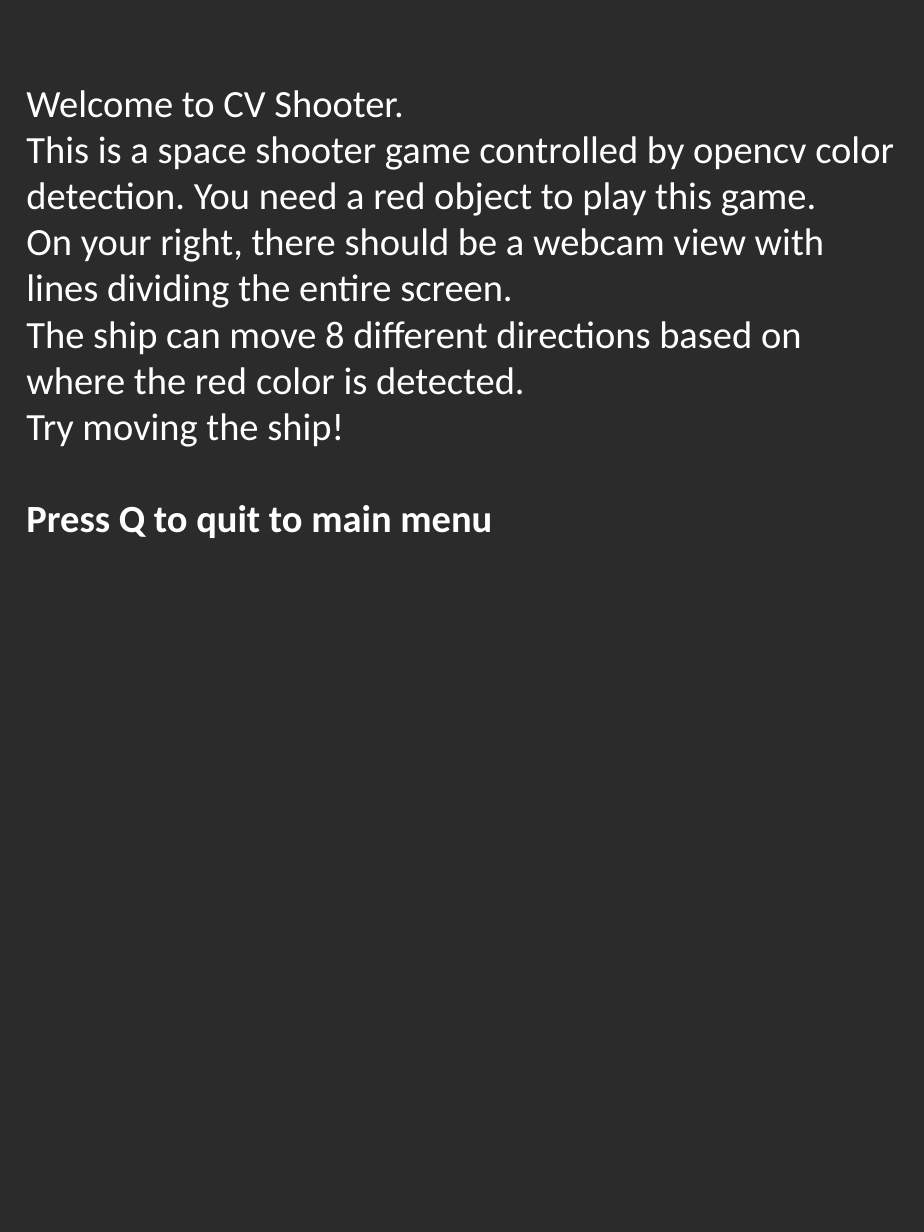
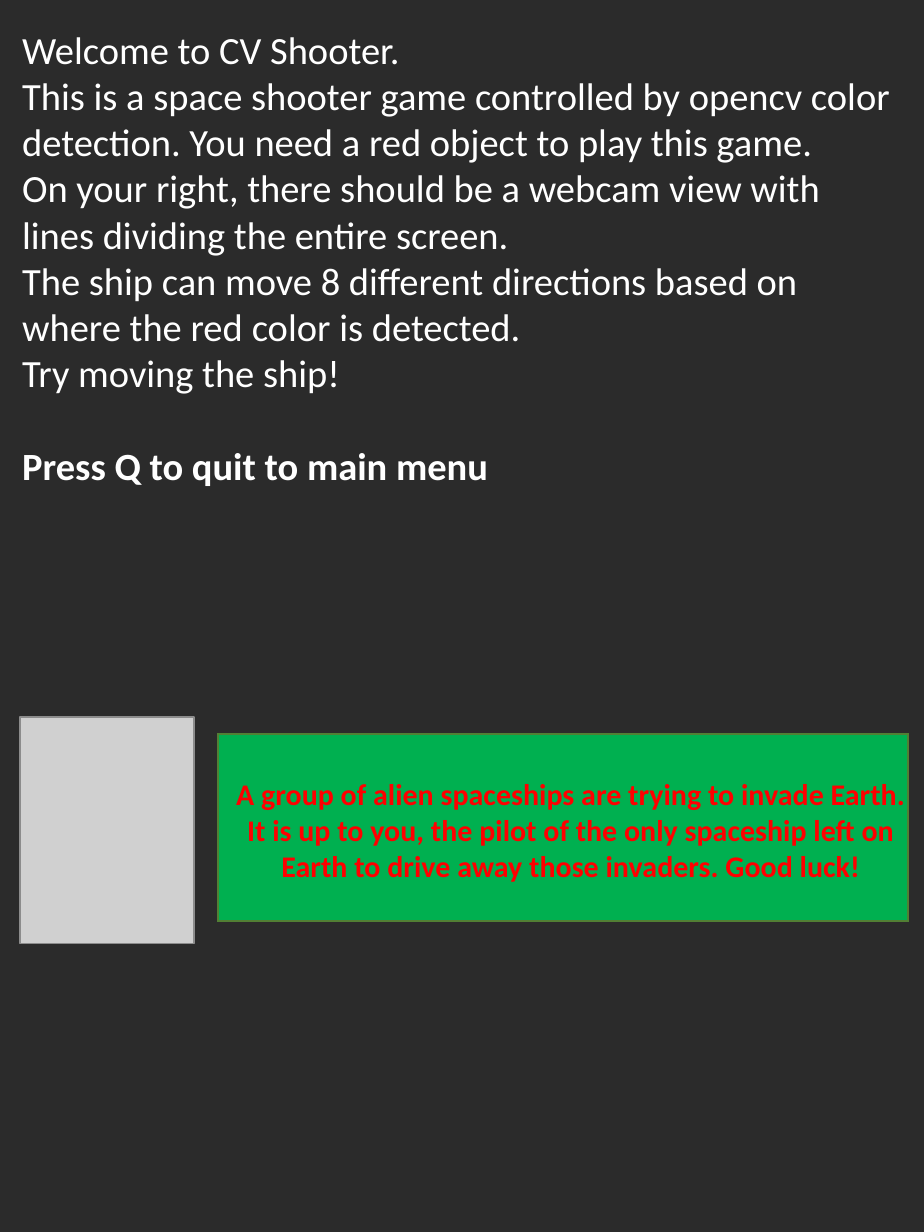
Before and after one commit to PaperbagLife/112-Term-Project-CV-Shooter, a slide deck: slide 2 of Assets/Title screen and tutrorial.pptx. Drawn at 924x1232 pixels with LibreOffice and Linux fonts; fonts in the diff are those of the drawing; grey boxes stand for pictures; background and template pictures are left out; a plain dark background stands for a picture behind light text. Boxes give left, top, right and bottom in pixels: in the first picture for what was removed or moved away, otherwise in the second. Text is boxed around its words. In the diff, an @@ line names an element or a change of style, - is before the commit and + after.

Commit message:
Things are in place. Things are good. Only need to add final boss

```diff
--- a/Assets/Title screen and tutrorial.pptx
+++ b/Assets/Title screen and tutrorial.pptx
@@ text "Welcome to CV Shooter.": place and size @@
-text "Welcome to CV Shooter." at [26, 90, 894, 538]
+text "Welcome to CV Shooter." at [22, 37, 890, 486]
@@ picture added at [20, 718, 194, 944] @@
@@ rectangle added at [219, 733, 909, 921], fill #00B050, outline #538035 1 pt @@
@@ text added at [236, 784, 905, 882], 14 pt, text #FF0000, bold @@
+A group of alien spaceships are trying to invade Earth.
+It is up to you, the pilot of the only spaceship left on Earth to drive away those invaders. Good luck!
```
Also in this commit, not shown: 2 slides added, 14 other files.
